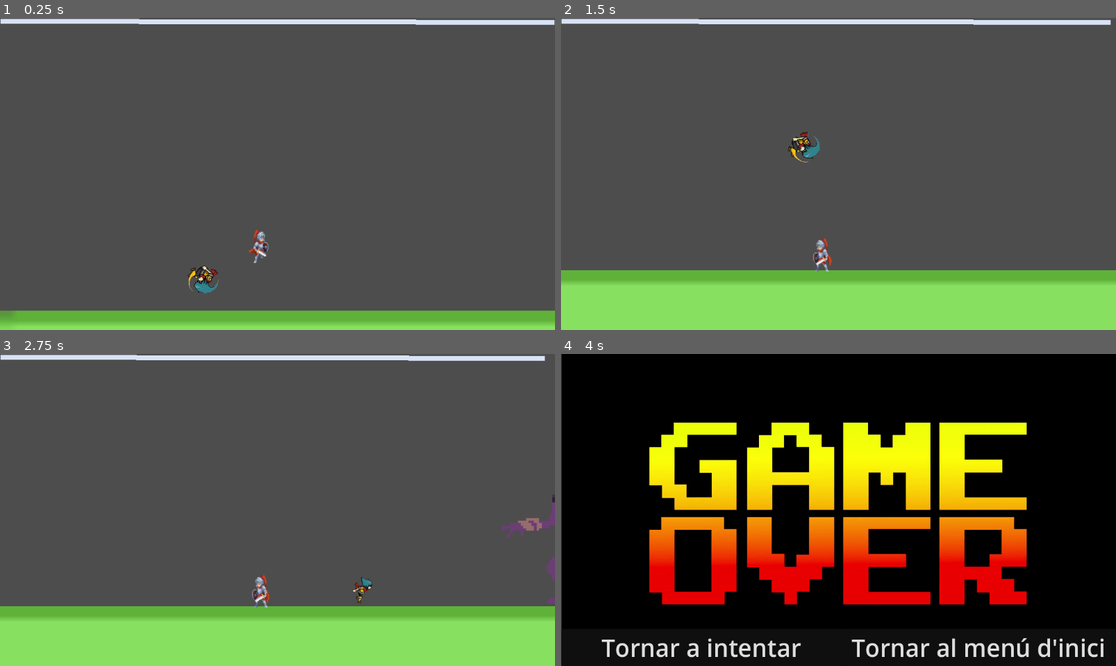
Above: before the commit, frames 1-4 (two rows, left to right).
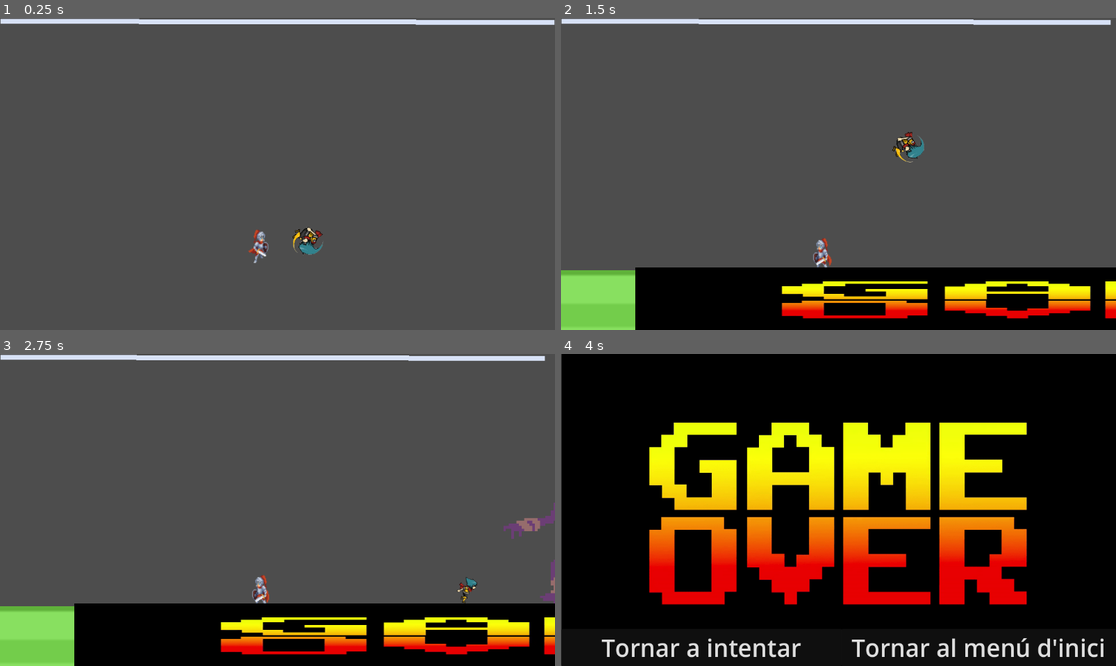
Above: after the commit, the same moments.

Repository: LeSarra69/JocFinal
Game: Godot game, scene res://nivell3.tscn
Same seed, same stepped clock (60 frames per second), same inputs: the game is played once before the commit and once after it. This scene is started directly instead of the project's main scene.
Inputs:
- Up to frame 1 (0.25 s): no input
- Up to frame 2 (1.5 s): hold D (dreta) 0.53-1.28 s; hold Right (fdavant) from 0.53 s (still down); tap Up (fsalt) at 0.77 s; tap A (esquerra) at 1.35 s
- Up to frame 3 (2.75 s): tap Up (fsalt) at 1.52 s; release Right (fdavant) at 2.03 s; tap / (fbala) at 2.1 s
- Up to frame 4 (4 s): hold Right (fdavant) from 2.78 s (still down); tap Left (fesquerra) at 2.85 s; tap Up (fsalt) at 3.02, 3.77 s; hold D (dreta) from 3.53 s (still down)

The runs differ from the first frame. In frame 1, 6.8% of the frame differs, in the area x 0-100%, y 67-100%; in frame 2, 18%, in the area x 0-100%, y 36-100%; in frame 3, 18%; in frame 4, nothing differs.

Commit message:
CHAT ESTO FUNCIONA

Diff:
--- a/joc-final/boss.gd
+++ b/joc-final/boss.gd
@@ -1,11 +1,15 @@
 extends CharacterBody2D
-var conyete = false
+var conyete = 1
 var speedx = 10000
 var speedy = 100
 var s= false
 var gravetat = ProjectSettings.get_setting("physics/2d/default_gravity")
+
+
+
 func _ready():
 	s = true
+	conyete =1
 	$AnimatedSprite2D.play("camina")
 
 
@@ -17,12 +21,13 @@
 	else:
 		velocity = Vector2(0,0)
 
-	if Globalingo.videsB <= 0:
+	if Globalingo.videsB <= 0 and conyete==1:
 		s = false
+		conyete =2
+		$AnimatedSprite2D.play("stunned")
 
-
-	if Globalingo.videsB <= 0 and conyete == true:
-		s = false
+	if conyete == 3:
+		print("lo mataste")
 		$AnimatedSprite2D.play("muelte")
 
 	move_and_slide()
@@ -36,12 +41,12 @@
 	print(Globalingo.videsB)
 
 
-func _on_area_bales_body_entered(body: Node2D) -> void:
+func _on_area_bales_body_entered(body: CharacterBody2D) -> void:
 	Globalingo.vides = 0
 
-func _on_area_cabolo_body_entered(body: Node2D) -> void:
-	if Globalingo.videsB <= 0:
-		conyete = true
-		print("lo mataste")
+func _on_area_cabolo_body_entered(body: CharacterBody2D) -> void:
+	if conyete == 2:
+		$area_bales.queue_free()
+		conyete = 3
 	else:
 		pass
--- a/joc-final/boss.tscn
+++ b/joc-final/boss.tscn
@@ -6,171 +6,232 @@
 [sub_resource type="RectangleShape2D" id="RectangleShape2D_lnbgr"]
 size = Vector2(164, 32)
 
+[sub_resource type="RectangleShape2D" id="RectangleShape2D_km2bi"]
+size = Vector2(190, 165)
+
+[sub_resource type="CircleShape2D" id="CircleShape2D_u0duv"]
+radius = 42.107
+
+[sub_resource type="AtlasTexture" id="AtlasTexture_6xxrv"]
+atlas = ExtResource("2_skx2t")
+region = Rect2(70, 93, 70, 93)
+
+[sub_resource type="AtlasTexture" id="AtlasTexture_skx2t"]
+atlas = ExtResource("2_skx2t")
+region = Rect2(210, 93, 70, 93)
+
+[sub_resource type="AtlasTexture" id="AtlasTexture_lnbgr"]
+atlas = ExtResource("2_skx2t")
+region = Rect2(350, 93, 70, 93)
+
 [sub_resource type="AtlasTexture" id="AtlasTexture_o1i15"]
 atlas = ExtResource("2_skx2t")
-region = Rect2(0, 93, 140, 93)
+region = Rect2(490, 93, 70, 93)
 
 [sub_resource type="AtlasTexture" id="AtlasTexture_we8h1"]
 atlas = ExtResource("2_skx2t")
-region = Rect2(140, 93, 140, 93)
+region = Rect2(630, 93, 70, 93)
 
 [sub_resource type="AtlasTexture" id="AtlasTexture_kvofc"]
 atlas = ExtResource("2_skx2t")
-region = Rect2(280, 93, 140, 93)
+region = Rect2(770, 93, 70, 93)
 
 [sub_resource type="AtlasTexture" id="AtlasTexture_ef0k6"]
 atlas = ExtResource("2_skx2t")
-region = Rect2(420, 93, 140, 93)
+region = Rect2(910, 93, 70, 93)
 
 [sub_resource type="AtlasTexture" id="AtlasTexture_ry61v"]
 atlas = ExtResource("2_skx2t")
-region = Rect2(560, 93, 140, 93)
+region = Rect2(210, 279, 70, 93)
 
 [sub_resource type="AtlasTexture" id="AtlasTexture_kles1"]
 atlas = ExtResource("2_skx2t")
-region = Rect2(700, 93, 140, 93)
+region = Rect2(350, 279, 70, 93)
 
 [sub_resource type="AtlasTexture" id="AtlasTexture_etj48"]
 atlas = ExtResource("2_skx2t")
-region = Rect2(840, 93, 140, 93)
+region = Rect2(490, 279, 70, 93)
 
 [sub_resource type="AtlasTexture" id="AtlasTexture_h3lj5"]
 atlas = ExtResource("2_skx2t")
-region = Rect2(980, 93, 140, 93)
-
-[sub_resource type="AtlasTexture" id="AtlasTexture_6xxrv"]
-atlas = ExtResource("2_skx2t")
-region = Rect2(280, 279, 140, 93)
-
-[sub_resource type="AtlasTexture" id="AtlasTexture_skx2t"]
-atlas = ExtResource("2_skx2t")
-region = Rect2(420, 279, 140, 93)
-
-[sub_resource type="AtlasTexture" id="AtlasTexture_lnbgr"]
-atlas = ExtResource("2_skx2t")
-region = Rect2(560, 279, 140, 93)
+region = Rect2(630, 279, 70, 93)
 
 [sub_resource type="AtlasTexture" id="AtlasTexture_1s1j2"]
 atlas = ExtResource("2_skx2t")
-region = Rect2(700, 279, 140, 93)
+region = Rect2(770, 279, 70, 93)
 
 [sub_resource type="AtlasTexture" id="AtlasTexture_km2bi"]
 atlas = ExtResource("2_skx2t")
-region = Rect2(840, 279, 140, 93)
+region = Rect2(910, 279, 70, 93)
 
 [sub_resource type="AtlasTexture" id="AtlasTexture_u0duv"]
 atlas = ExtResource("2_skx2t")
-region = Rect2(980, 279, 140, 93)
+region = Rect2(1050, 279, 70, 93)
 
 [sub_resource type="AtlasTexture" id="AtlasTexture_lc4na"]
 atlas = ExtResource("2_skx2t")
-region = Rect2(0, 372, 140, 93)
+region = Rect2(70, 372, 70, 93)
 
 [sub_resource type="AtlasTexture" id="AtlasTexture_8arul"]
 atlas = ExtResource("2_skx2t")
-region = Rect2(140, 372, 140, 93)
+region = Rect2(210, 372, 70, 93)
 
 [sub_resource type="AtlasTexture" id="AtlasTexture_3d2wm"]
 atlas = ExtResource("2_skx2t")
-region = Rect2(280, 372, 140, 93)
+region = Rect2(350, 372, 70, 93)
 
 [sub_resource type="AtlasTexture" id="AtlasTexture_rrd6h"]
 atlas = ExtResource("2_skx2t")
-region = Rect2(420, 372, 140, 93)
+region = Rect2(490, 372, 70, 93)
 
 [sub_resource type="AtlasTexture" id="AtlasTexture_7g8a4"]
 atlas = ExtResource("2_skx2t")
-region = Rect2(560, 372, 140, 93)
+region = Rect2(630, 372, 70, 93)
 
 [sub_resource type="AtlasTexture" id="AtlasTexture_r8fku"]
 atlas = ExtResource("2_skx2t")
-region = Rect2(700, 372, 140, 93)
+region = Rect2(770, 372, 70, 93)
 
 [sub_resource type="AtlasTexture" id="AtlasTexture_jruke"]
 atlas = ExtResource("2_skx2t")
-region = Rect2(840, 372, 140, 93)
+region = Rect2(910, 372, 70, 93)
+
+[sub_resource type="AtlasTexture" id="AtlasTexture_ysc7m"]
+atlas = ExtResource("2_skx2t")
+region = Rect2(70, 0, 70, 93)
+
+[sub_resource type="AtlasTexture" id="AtlasTexture_7ke2s"]
+atlas = ExtResource("2_skx2t")
+region = Rect2(210, 0, 70, 93)
+
+[sub_resource type="AtlasTexture" id="AtlasTexture_ppmbc"]
+atlas = ExtResource("2_skx2t")
+region = Rect2(350, 0, 70, 93)
+
+[sub_resource type="AtlasTexture" id="AtlasTexture_kw08n"]
+atlas = ExtResource("2_skx2t")
+region = Rect2(490, 0, 70, 93)
+
+[sub_resource type="AtlasTexture" id="AtlasTexture_rdfxm"]
+atlas = ExtResource("2_skx2t")
+region = Rect2(630, 0, 70, 93)
+
+[sub_resource type="AtlasTexture" id="AtlasTexture_cm1kr"]
+atlas = ExtResource("2_skx2t")
+region = Rect2(770, 0, 70, 93)
+
+[sub_resource type="AtlasTexture" id="AtlasTexture_akhi5"]
+atlas = ExtResource("2_skx2t")
+region = Rect2(910, 0, 70, 93)
+
+[sub_resource type="AtlasTexture" id="AtlasTexture_vwlhh"]
+atlas = ExtResource("2_skx2t")
+region = Rect2(1050, 0, 70, 93)
 
 [sub_resource type="SpriteFrames" id="SpriteFrames_1s1j2"]
 animations = [{
 "frames": [{
-"duration": 1.0,
+"duration": 0.8,
+"texture": SubResource("AtlasTexture_6xxrv")
+}, {
+"duration": 0.8,
+"texture": SubResource("AtlasTexture_skx2t")
+}, {
+"duration": 0.7,
+"texture": SubResource("AtlasTexture_lnbgr")
+}, {
+"duration": 0.7,
 "texture": SubResource("AtlasTexture_o1i15")
 }, {
-"duration": 1.0,
+"duration": 0.7,
 "texture": SubResource("AtlasTexture_we8h1")
 }, {
-"duration": 1.0,
+"duration": 0.7,
 "texture": SubResource("AtlasTexture_kvofc")
 }, {
-"duration": 1.0,
+"duration": 0.7,
 "texture": SubResource("AtlasTexture_ef0k6")
-}, {
-"duration": 1.0,
-"texture": SubResource("AtlasTexture_ry61v")
-}, {
-"duration": 1.0,
-"texture": SubResource("AtlasTexture_kles1")
-}, {
-"duration": 1.0,
-"texture": SubResource("AtlasTexture_etj48")
-}, {
-"duration": 1.0,
-"texture": SubResource("AtlasTexture_h3lj5")
 }],
 "loop": true,
 "name": &"camina",
 "speed": 5.0
 }, {
 "frames": [{
-"duration": 0.5,
-"texture": SubResource("AtlasTexture_6xxrv")
-}, {
-"duration": 0.6,
-"texture": SubResource("AtlasTexture_skx2t")
-}, {
-"duration": 0.5,
-"texture": SubResource("AtlasTexture_lnbgr")
-}, {
-"duration": 0.5,
+"duration": 0.6,
+"texture": SubResource("AtlasTexture_ry61v")
+}, {
+"duration": 0.6,
+"texture": SubResource("AtlasTexture_kles1")
+}, {
+"duration": 0.6,
+"texture": SubResource("AtlasTexture_etj48")
+}, {
+"duration": 0.6,
+"texture": SubResource("AtlasTexture_h3lj5")
+}, {
+"duration": 0.6,
 "texture": SubResource("AtlasTexture_1s1j2")
 }, {
-"duration": 0.5,
+"duration": 0.6,
 "texture": SubResource("AtlasTexture_km2bi")
 }, {
-"duration": 0.5,
+"duration": 0.6,
 "texture": SubResource("AtlasTexture_u0duv")
 }, {
-"duration": 0.5,
+"duration": 0.6,
 "texture": SubResource("AtlasTexture_lc4na")
 }, {
-"duration": 0.5,
+"duration": 0.6,
 "texture": SubResource("AtlasTexture_8arul")
 }, {
-"duration": 0.5,
+"duration": 0.6,
 "texture": SubResource("AtlasTexture_3d2wm")
 }, {
 "duration": 0.6,
 "texture": SubResource("AtlasTexture_rrd6h")
 }, {
-"duration": 0.5,
+"duration": 0.6,
 "texture": SubResource("AtlasTexture_7g8a4")
 }, {
-"duration": 0.5,
+"duration": 0.6,
 "texture": SubResource("AtlasTexture_r8fku")
 }, {
-"duration": 0.5,
+"duration": 0.6,
 "texture": SubResource("AtlasTexture_jruke")
 }],
 "loop": false,
 "name": &"muelte",
 "speed": 5.0
+}, {
+"frames": [{
+"duration": 0.7,
+"texture": SubResource("AtlasTexture_ysc7m")
+}, {
+"duration": 0.61,
+"texture": SubResource("AtlasTexture_7ke2s")
+}, {
+"duration": 0.7,
+"texture": SubResource("AtlasTexture_ppmbc")
+}, {
+"duration": 0.7,
+"texture": SubResource("AtlasTexture_kw08n")
+}, {
+"duration": 1.0,
+"texture": SubResource("AtlasTexture_rdfxm")
+}, {
+"duration": 0.7,
+"texture": SubResource("AtlasTexture_cm1kr")
+}, {
+"duration": 0.6,
+"texture": SubResource("AtlasTexture_akhi5")
+}, {
+"duration": 0.7,
+"texture": SubResource("AtlasTexture_vwlhh")
+}],
+"loop": true,
+"name": &"stunned",
+"speed": 5.0
 }]
-
-[sub_resource type="RectangleShape2D" id="RectangleShape2D_km2bi"]
-size = Vector2(270, 162)
-
-[sub_resource type="CircleShape2D" id="CircleShape2D_u0duv"]
-radius = 42.107
 
 [node name="boss" type="CharacterBody2D"]
 script = ExtResource("1_6xxrv")
@@ -179,19 +240,10 @@
 position = Vector2(171, 240)
 shape = SubResource("RectangleShape2D_lnbgr")
 
-[node name="AnimatedSprite2D" type="AnimatedSprite2D" parent="."]
-texture_filter = 1
-position = Vector2(-30.5, 9.50001)
-scale = Vector2(5.47857, 5.36559)
-sprite_frames = SubResource("SpriteFrames_1s1j2")
-animation = &"muelte"
-frame = 12
-frame_progress = 1.0
-
 [node name="area_bales" type="Area2D" parent="."]
 
 [node name="CollisionShape2D" type="CollisionShape2D" parent="area_bales"]
-position = Vector2(169, 131)
+position = Vector2(173, 132.5)
 shape = SubResource("RectangleShape2D_km2bi")
 
 [node name="Area_cabolo" type="Area2D" parent="."]
@@ -201,7 +253,15 @@
 position = Vector2(173, 1)
 shape = SubResource("CircleShape2D_u0duv")
 
-[connection signal="animation_finished" from="AnimatedSprite2D" to="." method="_on_animated_sprite_2d_animation_finished"]
+[node name="AnimatedSprite2D" type="AnimatedSprite2D" parent="."]
+texture_filter = 1
+position = Vector2(161, 10)
+scale = Vector2(5.47857, 5.36559)
+sprite_frames = SubResource("SpriteFrames_1s1j2")
+animation = &"camina"
+frame_progress = 0.169459
+
 [connection signal="area_entered" from="area_bales" to="." method="_on_area_bales_area_entered"]
 [connection signal="body_entered" from="area_bales" to="." method="_on_area_bales_body_entered"]
 [connection signal="body_entered" from="Area_cabolo" to="." method="_on_area_cabolo_body_entered"]
+[connection signal="animation_finished" from="AnimatedSprite2D" to="." method="_on_animated_sprite_2d_animation_finished"]
--- a/joc-final/globalingo.gd
+++ b/joc-final/globalingo.gd
@@ -5,7 +5,7 @@
 var m1 = false
 var vides = 3
 var videsM = 5
-var videsB = 10
+var videsB = 40
 
 
 
@@ -13,10 +13,10 @@
 	penis = false
 	vides = 3
 	videsM = 5
-	videsB = 10
+	videsB = 40
 func _physics_process(delta: float) -> void:
 	if vides == 0:
 		get_tree().change_scene_to_file("res://game over.tscn")
 		vides = 3
 		videsM = 5
-		videsB = 10
+		videsB = 40
--- a/joc-final/nivell3.tscn
+++ b/joc-final/nivell3.tscn
@@ -1,15 +1,19 @@
-[gd_scene load_steps=7 format=3 uid="uid://dpmuq3rui11ac"]
+[gd_scene load_steps=9 format=3 uid="uid://dpmuq3rui11ac"]
 
 [ext_resource type="Texture2D" uid="uid://5jm3uviaf5mr" path="res://Barra_vida.png" id="1_fnhts"]
 [ext_resource type="PackedScene" uid="uid://bkrvsq0mgptft" path="res://boss.tscn" id="2_67ai0"]
 [ext_resource type="PackedScene" uid="uid://bvlbtr2nvffx0" path="res://pers2.tscn" id="2_fnhts"]
 [ext_resource type="PackedScene" uid="uid://beyp7tg1r5oo2" path="res://Pers1.tscn" id="2_tuaff"]
+[ext_resource type="Texture2D" uid="uid://di4efm4xujq7c" path="res://game over.png" id="5_gw2e4"]
 
 [sub_resource type="RectangleShape2D" id="RectangleShape2D_fnhts"]
 size = Vector2(2446.13, 159)
 
 [sub_resource type="RectangleShape2D" id="RectangleShape2D_gw2e4"]
 size = Vector2(523.125, 800.5)
+
+[sub_resource type="RectangleShape2D" id="RectangleShape2D_s7paw"]
+size = Vector2(3027, 15)
 
 [node name="Node2D" type="Node2D"]
 
@@ -20,8 +24,8 @@
 shape = SubResource("RectangleShape2D_fnhts")
 
 [node name="Sprite2D" type="Sprite2D" parent="Area2D"]
-position = Vector2(1010, 749)
-scale = Vector2(18.1221, 13.2308)
+position = Vector2(1001, 647)
+scale = Vector2(17.9419, 5.38463)
 texture = ExtResource("1_fnhts")
 
 [node name="Area2D2" type="StaticBody2D" parent="."]
@@ -37,9 +41,22 @@
 shape = SubResource("RectangleShape2D_gw2e4")
 
 [node name="boss" parent="." instance=ExtResource("2_67ai0")]
-position = Vector2(1361, 104)
+position = Vector2(1344, 174)
 
 [node name="pers2" parent="." instance=ExtResource("2_fnhts")]
+position = Vector2(-25, -89)
 
 [node name="Pers 1" parent="." instance=ExtResource("2_tuaff")]
-position = Vector2(-77, 46)
+position = Vector2(115, -123)
+
+[node name="Sprite2D" type="Sprite2D" parent="."]
+position = Vector2(963, 637.25)
+scale = Vector2(1, 0.121759)
+texture = ExtResource("5_gw2e4")
+
+[node name="StaticBody2D" type="StaticBody2D" parent="."]
+position = Vector2(590, 1049)
+
+[node name="CollisionShape2D" type="CollisionShape2D" parent="StaticBody2D"]
+position = Vector2(407.5, -165.5)
+shape = SubResource("RectangleShape2D_s7paw")
Not shown: 1 places in joc-final/boss.tscn that only renumber resources
